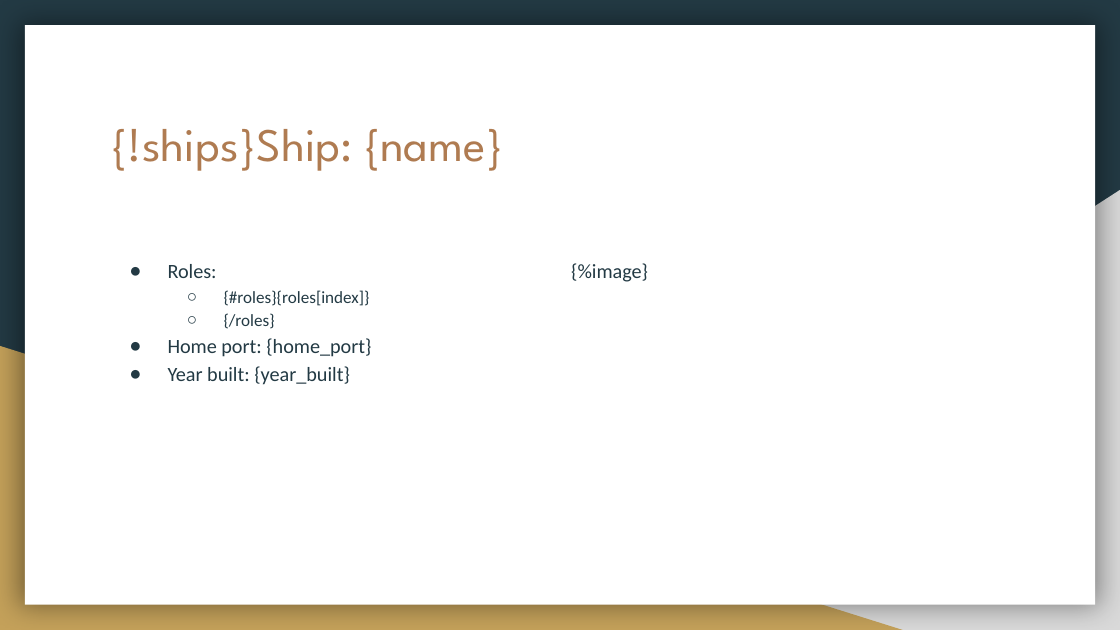
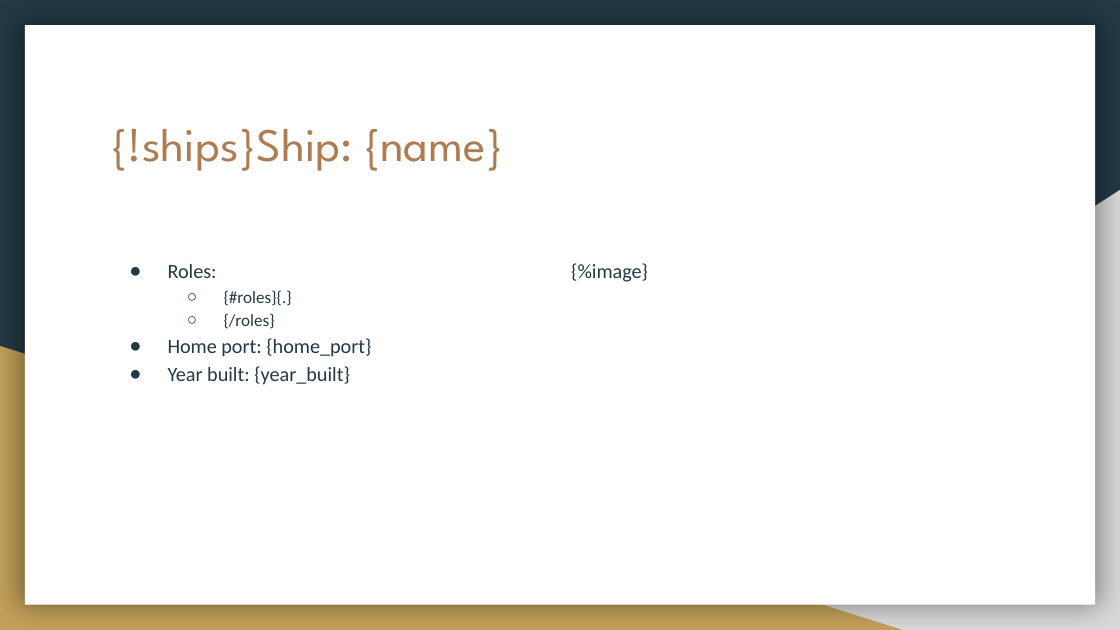
Before and after one commit to United-Codes/cloudofficeprint-python, a slide deck: slide 5 of spacex_example/spacex_template.pptx. Drawn at 1120x630 pixels with LibreOffice and Linux fonts; fonts in the diff are those of the drawing. Boxes give left, top, right and bottom in pixels: in the first picture for what was removed or moved away, otherwise in the second. Text is boxed around its words. In the diff, an @@ line names an element or a change of style, - is before the commit and + after.

Commit message:
update SpaceX template (fix roles for ships)

```diff
--- a/spacex_example/spacex_template.pptx
+++ b/spacex_example/spacex_template.pptx
@@ text at [224,290,292,306]: text changed @@
-  ○ {#roles}{roles[index]}
+  ○ {#roles}{.}
```
